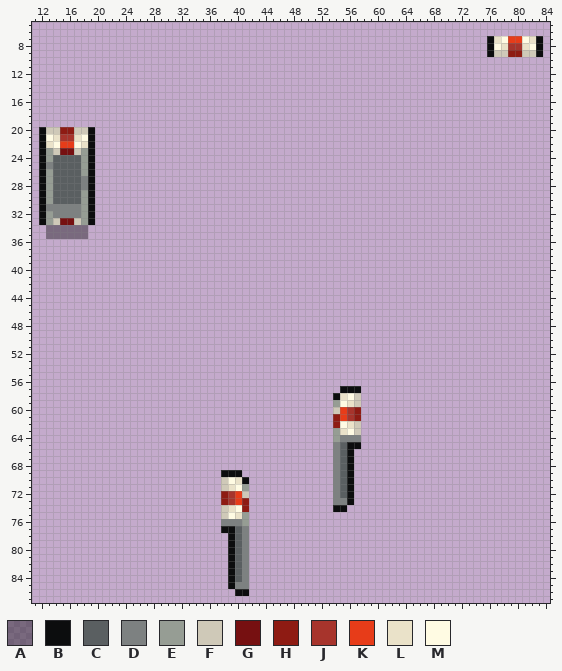
Sprite sheet: Resources/Textures/Structures/Wallmounts/extinguisher_cabinet.rsi/frame.png. This is how it looked before the edit.
The file is 96x96 pixels. Shown: x 11..84, y 5..87.
Palette (. is transparent): A #00000061  B #0c0d0e  C #5a5f61  D #7d8181  E #969d94  F #cfc9b8  G #761011  H #8e1b13  J #a7342c  K #e73c19  L #eae2c9  M #fffbe3
Now the later version:
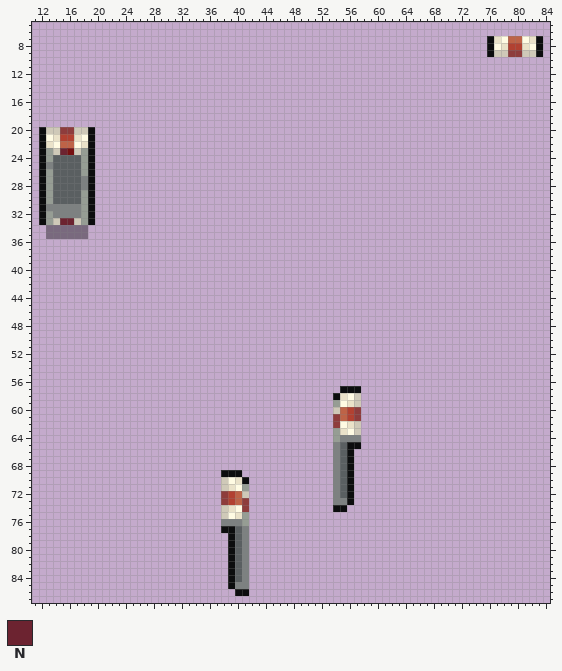
Colours new in this view: N #6c2330
Changes in this commit:
@@ palette @@
-H #8e1b13
+H #8e3c3c
-J #a7342c
+J #b24131
-K #e73c19
+K #be6347
@@ x 13..17 @@
 22 LMKKM
-23 EFGGF
+23 EFNGF
 24 ECCCC
@@ x 13..18 @@
 32 EDDDDE
-33 EFGGFE
+33 EFNNFE
 34 AAAAAA
Where, in picture pixels (left, top, right, bottom), the same in both pictures:
changed: (508, 36, 522, 57)
changed: (60, 127, 74, 155)
changed: (60, 218, 74, 225)
changed: (333, 407, 361, 428)
changed: (221, 491, 249, 512)
